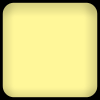
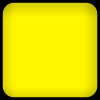
Comparing the layer stacks of the two 100 x 100 images. Changes:
pixels changed over [2, 2, 98, 98] (layer not identified)
